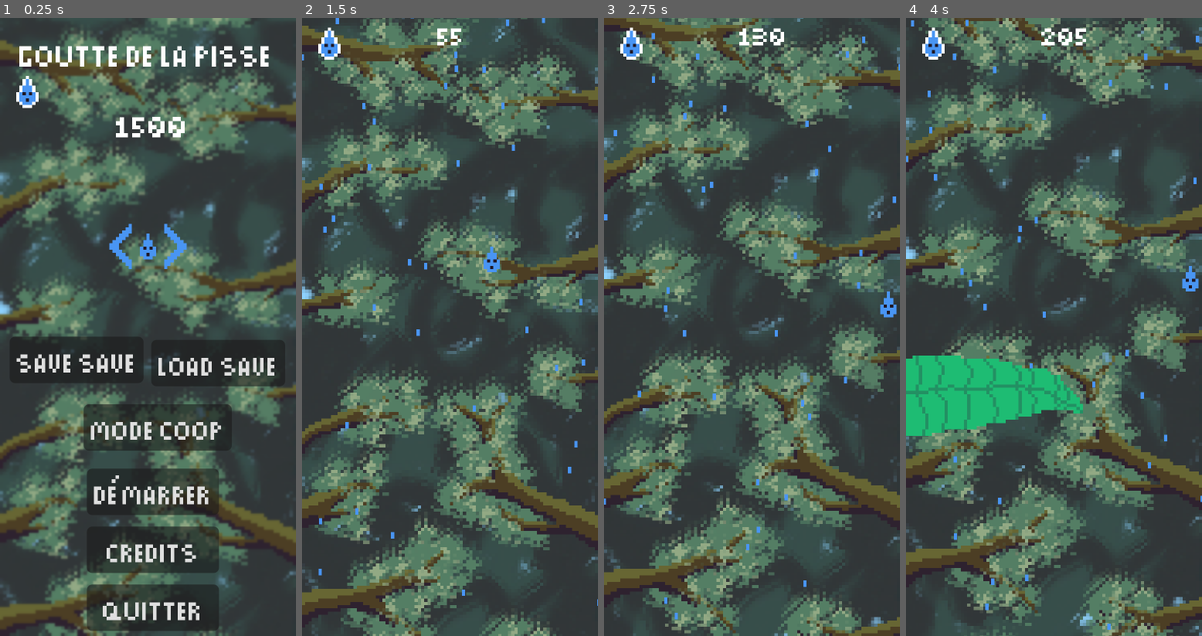
Above: before the commit, frames 1-4 (left to right).
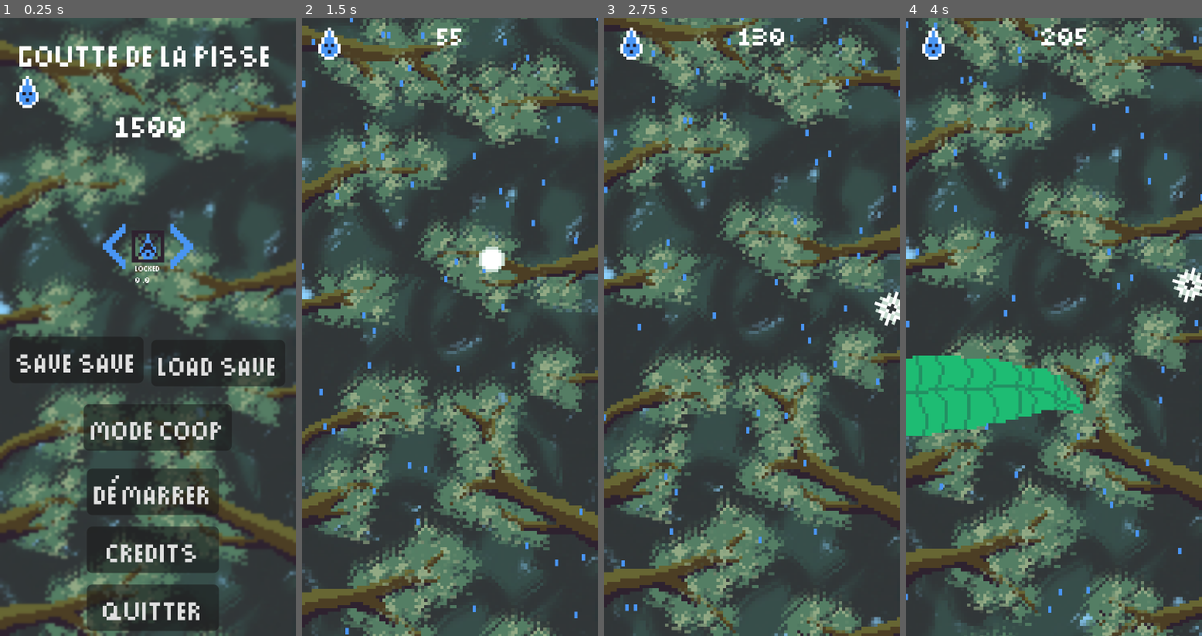
Above: after the commit, the same moments.

Repository: BrokHoly/gamejam_goutte
Game: Godot game, scene res://menu/menu.tscn
The game is run twice, just before and just after one commit, with the same random seed, the same clock (stepped at 60 frames per second) and the same inputs.
Inputs:
- Up to frame 1 (0.25 s): no input
- Up to frame 2 (1.5 s): click "démarrer" at 0.5 s; hold Right (move_right) from 1.28 s (still down); tap Q (toggle_ice) at 1.35 s
- Up to frame 3 (2.75 s): release Right (move_right) at 2.03 s; hold Down (move_down) from 2.03 s (still down); tap E (toggle_snow) at 2.1 s
- Up to frame 4 (4 s): release Down (move_down) at 2.78 s; hold Right (move_right) 2.78-3.53 s; tap Q (toggle_ice) at 2.85 s; hold Up (move_up) from 3.53 s (still down); tap E (toggle_snow) at 3.6 s

The runs differ from the first frame. In frame 1, 1.0% of the frame differs, in the area x 34-66%, y 33-43%; in frame 2, 1.4%; in frame 3, 1.4%; in frame 4, 1.4%, in the area x 0-100%, y 0-99%.

Commit message:
Skin inventory works

Diff:
--- a/game_manager.gd
+++ b/game_manager.gd
@@ -7,13 +7,18 @@
 
 signal health_changed(amount: int)
 signal health_depleted()
+signal highest_score_changed()
 
 
-const highest_score: String = "highest_score"
+const highest_score_str: String = "highest_score"
+var highest_score : int = load_highest_score()
+
 
 @onready var health: int = 3
 @onready var score : int = 0
 @onready var start_score: bool = false
+
+var playerSkin : Resource
 
 func _process(delta: float) -> void:
 	if (start_score):
@@ -35,6 +40,8 @@
 	start_score = false
 	if(score > load_highest_score()):
 		save_highest_score(score)
+		highest_score = score
+		highest_score_changed.emit()
 
 	score = 0
 
@@ -43,7 +50,7 @@
 func save_highest_score(score : int) -> void:
 	var save_file: FileAccess = FileAccess.open("user://savegame.save", FileAccess.WRITE)
 	var save_dict: Dictionary[String, int] = {
-		highest_score: score,
+		highest_score_str: score,
 	}
 	var json_string: String = JSON.stringify(save_dict)
 	save_file.store_line(json_string)
@@ -63,7 +70,7 @@
 			continue
 
 		var node_data = json.data
-		var found = node_data[highest_score]
+		var found = node_data[highest_score_str]
 		return found
 
 	return -1
--- a/levels/level_0.tscn
+++ b/levels/level_0.tscn
@@ -37,9 +37,9 @@
 position = Vector2(46.595, -25)
 amount = 117
 texture = ExtResource("3_jum3j")
-lifetime = 2.67
+lifetime = 2.0
 preprocess = 2.67
-speed_scale = 0.5
+speed_scale = 0.15
 randomness = 0.26
 emission_shape = 3
 emission_rect_extents = Vector2(49.64, 5.485)
--- a/menu/menu.tscn
+++ b/menu/menu.tscn
@@ -2,11 +2,11 @@
 
 [ext_resource type="Theme" uid="uid://3wq2jg2uqmn6" path="res://Assets/Theme/UITheme.tres" id="1_j0t7f"]
 [ext_resource type="Script" uid="uid://vxt5jdbwrvqr" path="res://menu/menu_manager.gd" id="1_v6yed"]
-[ext_resource type="Texture2D" uid="uid://deekqwdkrkj2e" path="res://Assets/Sprites/MainCharacter/GoutteNoOutline.png" id="2_pbjm4"]
 [ext_resource type="Texture2D" uid="uid://douqq14xebfhb" path="res://Assets/Sprites/Background/fond.png" id="2_s4hbh"]
 [ext_resource type="Script" uid="uid://6em8mog78mx" path="res://menu/skin_selector.gd" id="2_svuvw"]
 [ext_resource type="Texture2D" uid="uid://vvutqnn7hqvw" path="res://Assets/UI/ArrowLeft.png" id="3_svuvw"]
 [ext_resource type="Texture2D" uid="uid://krkjwramlpdk" path="res://Assets/UI/ArrowLeftHovert.png" id="5_juveg"]
+[ext_resource type="Texture2D" uid="uid://dgmc1d5w3p1es" path="res://Assets/UI/locked.png" id="6_6fswf"]
 [ext_resource type="PackedScene" uid="uid://b0t1i1lik4g8r" path="res://Assets/UI/HP.tscn" id="7_v6yed"]
 [ext_resource type="Shader" uid="uid://cx6fvkp7milq1" path="res://menu/menu.gdshader" id="9_6fswf"]
 
@@ -116,16 +116,37 @@
 
 [node name="Sprite2D" type="Sprite2D" parent="SkinSelector/Skins" unique_id=694399790]
 
-[node name="DefaultSkins" type="Sprite2D" parent="SkinSelector" unique_id=929862255]
-texture = ExtResource("2_pbjm4")
+[node name="TextureRect" type="TextureRect" parent="SkinSelector/Skins" unique_id=2119489537]
+visible = false
+anchors_preset = 15
+anchor_right = 1.0
+anchor_bottom = 1.0
+grow_horizontal = 2
+grow_vertical = 2
+texture = ExtResource("6_6fswf")
+
+[node name="Label" type="Label" parent="SkinSelector/Skins" unique_id=840344042]
+anchors_preset = 15
+anchor_right = 1.0
+anchor_bottom = 1.0
+offset_left = -4.0
+offset_top = 4.9999995
+offset_right = 42.0
+offset_bottom = 44.0
+grow_horizontal = 2
+grow_vertical = 2
+scale = Vector2(0.17, 0.17)
+theme = ExtResource("1_j0t7f")
+text = "locked
+"
 
 [node name="ArrowLeft" type="TextureButton" parent="SkinSelector" unique_id=1340809550]
 anchors_preset = 15
 anchor_right = 1.0
 anchor_bottom = 1.0
-offset_left = -12.0
+offset_left = -14.0
 offset_top = -7.0
-offset_right = -5.0
+offset_right = -7.0
 offset_bottom = 7.0
 grow_horizontal = 2
 grow_vertical = 2
@@ -136,9 +157,9 @@
 anchors_preset = 15
 anchor_right = 1.0
 anchor_bottom = 1.0
-offset_left = 5.0
+offset_left = 7.0
 offset_top = -7.0
-offset_right = 12.0
+offset_right = 14.0
 offset_bottom = 7.0
 grow_horizontal = 2
 grow_vertical = 2
--- a/menu/skin_selector.gd
+++ b/menu/skin_selector.gd
@@ -1,18 +1,50 @@
 extends Node2D
 
-@onready var base_skin: Sprite2D = $DefaultSkins;
+
+
+var skin_list : Array[Resource] = []
+#Score , (index of skin, locked 0 or unlocked1)
+var skin_inventory : Dictionary[int,Vector2] = {
+	0:Vector2(0,0),
+	1:Vector2(2000,1)
+}
+
+var selected : int = 0
 
 
 
 func _ready() -> void:
-	pass
+	skin_list.append(load("res://Assets/Sprites/MainCharacter/GoutteNoOutline.png"))
+	skin_list.append(load("res://Assets/Sprites/MainCharacter/Goutte.png"))
+	GameManager.highest_score_changed.connect(new_highest_score)
+	new_highest_score()
+
+func new_highest_score() -> void:
+	var score = GameManager.highest_score
+	for i in skin_inventory:
+		if(score > skin_inventory[i].x):
+			skin_inventory[i] = Vector2(skin_inventory[i].x , 1)
+		else:
+			skin_inventory[i] = Vector2(skin_inventory[i].x , 0)
 
 
 
+func _process(delta: float) -> void:
+	$Skins/Sprite2D.texture = skin_list[selected]
+	if(skin_inventory[selected].y == 0):
+		$Skins/TextureRect.visible = true
+		$Skins/Label.visible = true
+		$Skins/Label.text = "Locked\n" +  str(skin_inventory[selected].x)
+	else:
+		$Skins/TextureRect.visible = false
+		$Skins/Label.visible = false
+
 
 func _on_arrow_left_pressed() -> void:
-	pass # Replace with function body.
+	if selected -1 >= 0:
+		selected -= 1
 
 
 func _on_arrow_right_pressed() -> void:
-	pass # Replace with function body.
+	if not(selected + 1 > skin_list.size()-1):
+		selected += 1
--- a/player/drop.gd
+++ b/player/drop.gd
@@ -6,8 +6,8 @@
 enum STATES {LIQUID, ICE, SNOW}
 
 var LIQUID_SKIN = load("res://Assets/Sprites/MainCharacter/GoutteNoOutline.png")
-var ICE_SKIN = load("res://Assets/Sprites/MainCharacter/GoutteNoOutline.png")
-var SNOW_SKIN = load("res://Assets/Sprites/MainCharacter/GoutteNoOutline.png")
+var ICE_SKIN = load("res://Assets/Sprites/MainCharacter/grele.png")
+var SNOW_SKIN = load("res://Assets/Sprites/MainCharacter/flocon.png")
 
 var state = STATES.LIQUID
 var sprite : Sprite2D
@@ -23,6 +23,12 @@
 func _physics_process(delta: float) -> void:
 	_handle_movements()
 	_handle_inputs()
+
+func _process(delta: float) -> void:
+	if(state == STATES.SNOW):
+		rotation += 0.05
+
+
 
 func take_damage(amount : int):
 	if(is_inside_tree()):
--- a/props/obstacle.gd
+++ b/props/obstacle.gd
@@ -1,6 +1,5 @@
 extends Node2D
 
-signal splash
 
 var speed = 0.0
 
@@ -20,15 +19,15 @@
 func _on_hit_box_body_entered(body: Node2D) -> void:
 	if body.is_in_group("player"):
 		if body.is_ice() and is_in_group("breakable"):
-
+			GameManager.score += 100
+			#TODO make an animation or something
 			pass
 		if body.is_liquid() and is_in_group("travesable"):
-			# Add bonus point to Score
+			GameManager.scre += 100
+			#TODO make an animation or something
 			pass
 		else :
 			# Signal lose health point and maybe even score points ?
-			print("OUILLE")
-			splash.emit()
 			GameManager.health_changed.emit(-1)
 	pass # Replace with function body.
 
--- /dev/null
+++ b/props/web_right.tscn
@@ -0,0 +1,28 @@
+[gd_scene format=3 uid="uid://bjuwdlsi8tvjj"]
+
+[ext_resource type="Script" uid="uid://c7u1rj122slrl" path="res://props/obstacle.gd" id="1_uh722"]
+[ext_resource type="Texture2D" uid="uid://dq7rkok1o8lhk" path="res://Assets/Sprites/Obstacles/web.png" id="2_uh722"]
+
+[sub_resource type="CircleShape2D" id="CircleShape2D_ejvbk"]
+radius = 33.01515
+
+[node name="Web" type="Node2D" unique_id=1839930798 groups=["traversable"]]
+script = ExtResource("1_uh722")
+
+[node name="Sprite2D" type="Sprite2D" parent="." unique_id=751662357]
+position = Vector2(27.5, 0)
+texture = ExtResource("2_uh722")
+
+[node name="HitBox" type="Area2D" parent="." unique_id=1423714142]
+
+[node name="CollisionPolygon2D" type="CollisionPolygon2D" parent="HitBox" unique_id=1976960263]
+polygon = PackedVector2Array(0, 13, 55, 5, 43, -8, 0, -12)
+
+[node name="SpawnBox" type="Area2D" parent="." unique_id=469021438]
+
+[node name="CollisionShape2D" type="CollisionShape2D" parent="SpawnBox" unique_id=1249774553]
+position = Vector2(24, 0)
+shape = SubResource("CircleShape2D_ejvbk")
+
+[connection signal="body_entered" from="HitBox" to="." method="_on_hit_box_body_entered"]
+[connection signal="area_entered" from="SpawnBox" to="." method="_on_spawn_box_area_entered"]
Binary file changed: Assets/Sprites/MainCharacter/Goutte.aseprite
Binary file added: Assets/Sprites/MainCharacter/flocon.png
Not shown, added: Assets/Sprites/MainCharacter/flocon.png.import
Binary file added: Assets/Sprites/MainCharacter/grele.png
Not shown, added: Assets/Sprites/MainCharacter/grele.png.import
Binary file added: Assets/UI/locked.png
Not shown, added: Assets/UI/locked.png.import
